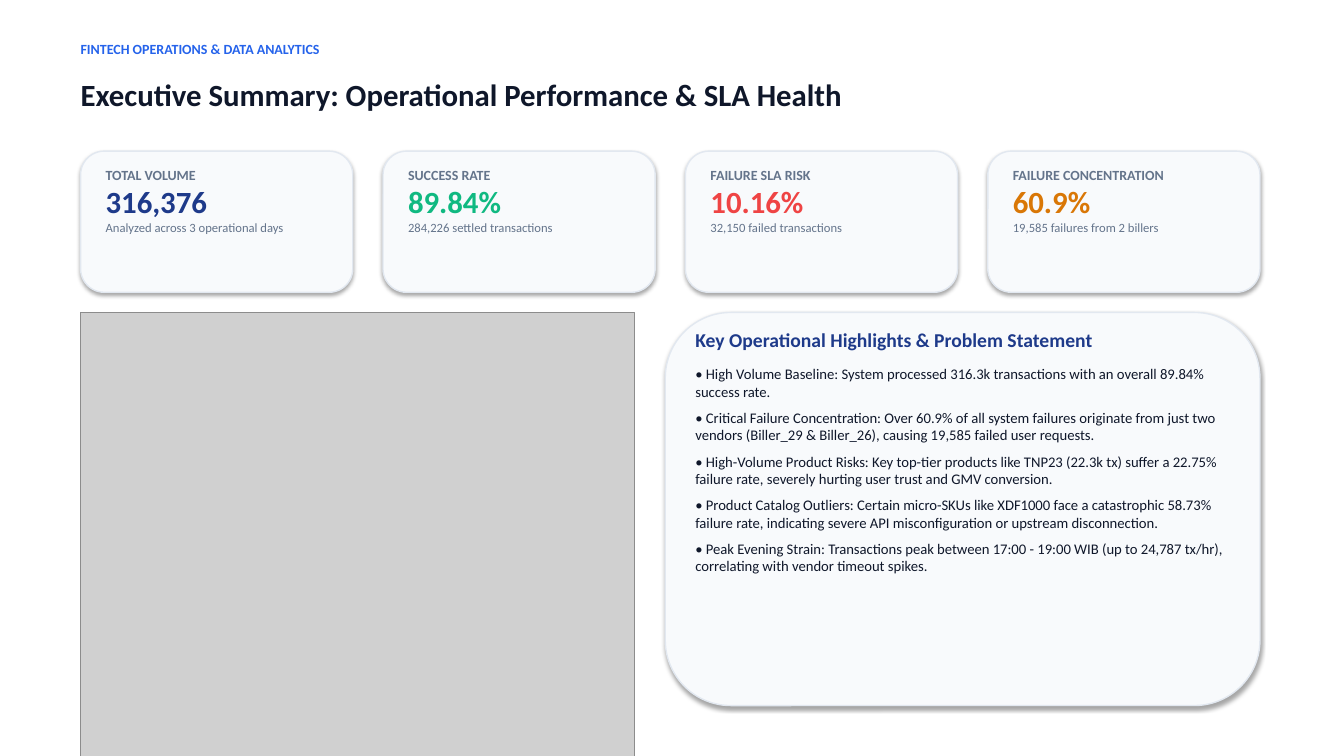
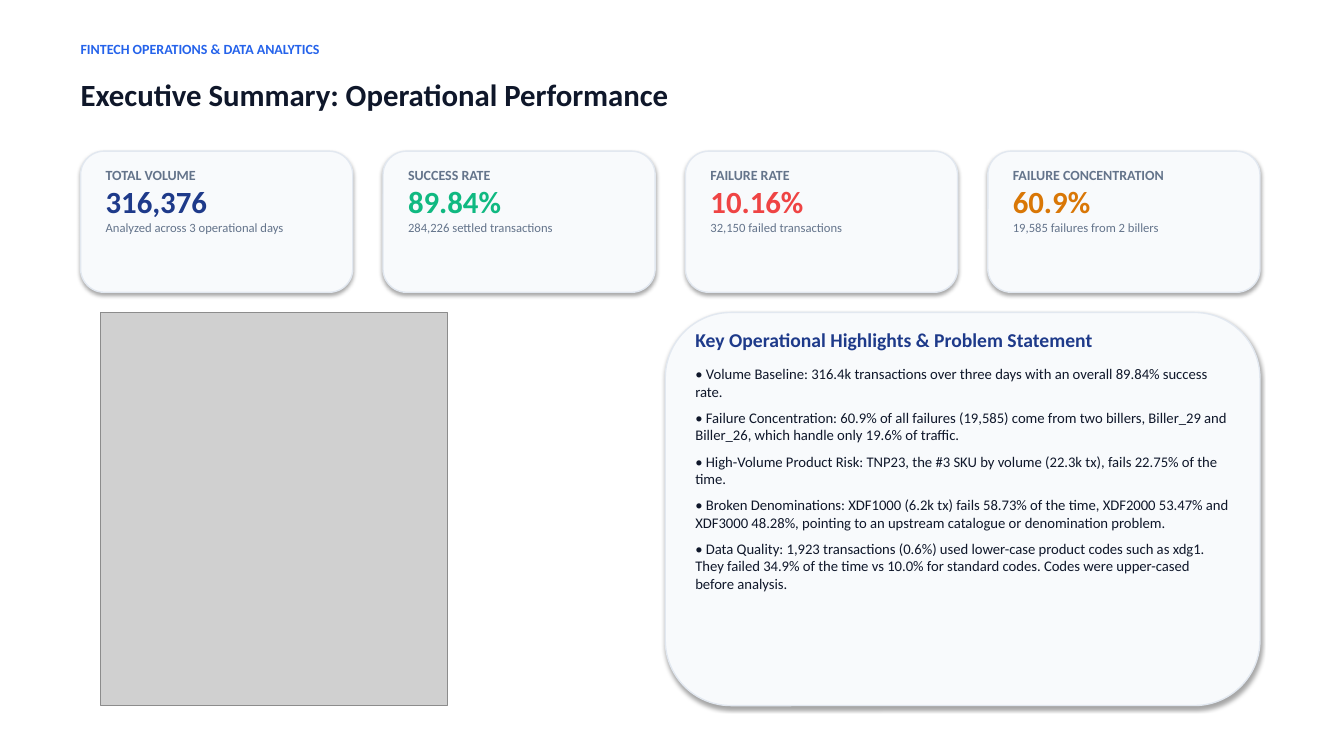
Before and after one commit to Achimedes28/fintech-ppob-transaction-operations-analytics, a slide deck: slide 2 of presentations/Fintech_PPOB_Transaction_Operations_Analytics.pptx. Drawn at 1344x756 pixels with LibreOffice and Linux fonts; fonts in the diff are those of the drawing; grey boxes stand for pictures. Boxes give left, top, right and bottom in pixels: in the first picture for what was removed or moved away, otherwise in the second. Text is boxed around its words. In the diff, an @@ line names an element or a change of style, - is before the commit and + after.

```diff
--- a/presentations/Fintech_PPOB_Transaction_Operations_Analytics.pptx
+++ b/presentations/Fintech_PPOB_Transaction_Operations_Analytics.pptx
@@ text at (81, 84, 668, 111): text changed @@
-Executive Summary: Operational Performance & SLA Health
+Executive Summary: Operational Performance
@@ text at (710, 171, 790, 180): text changed @@
-FAILURE SLA RISK
+FAILURE RATE
@@ picture: place and size @@
-picture at (81, 313, 635, 756)
+picture at (101, 313, 448, 706)
@@ text at (695, 368, 1228, 592): text changed @@
-• High Volume Baseline: System processed 316.3k transactions with an overall 89.84% success rate.
-• Critical Failure Concentration: Over 60.9% of all system failures originate from just two vendors (Biller_29 & Biller_26), causing 19,585 failed user requests.
-• High-Volume Product Risks: Key top-tier products like TNP23 (22.3k tx) suffer a 22.75% failure rate, severely hurting user trust and GMV conversion.
-• Product Catalog Outliers: Certain micro-SKUs like XDF1000 face a catastrophic 58.73% failure rate, indicating severe API misconfiguration or upstream disconnection.
-• Peak Evening Strain: Transactions peak between 17:00 - 19:00 WIB (up to 24,787 tx/hr), correlating with vendor timeout spikes.
+• Volume Baseline: 316.4k transactions over three days with an overall 89.84% success rate.
+• Failure Concentration: 60.9% of all failures (19,585) come from two billers, Biller_29 and Biller_26, which handle only 19.6% of traffic.
+• High-Volume Product Risk: TNP23, the #3 SKU by volume (22.3k tx), fails 22.75% of the time.
+• Broken Denominations: XDF1000 (6.2k tx) fails 58.73% of the time, XDF2000 53.47% and XDF3000 48.28%, pointing to an upstream catalogue or denomination problem.
+• Data Quality: 1,923 transactions (0.6%) used lower-case product codes such as xdg1. They failed 34.9% of the time vs 10.0% for standard codes. Codes were upper-cased before analysis.
```
Also in this commit, not shown: 8 other slides changed, 18 other files.
